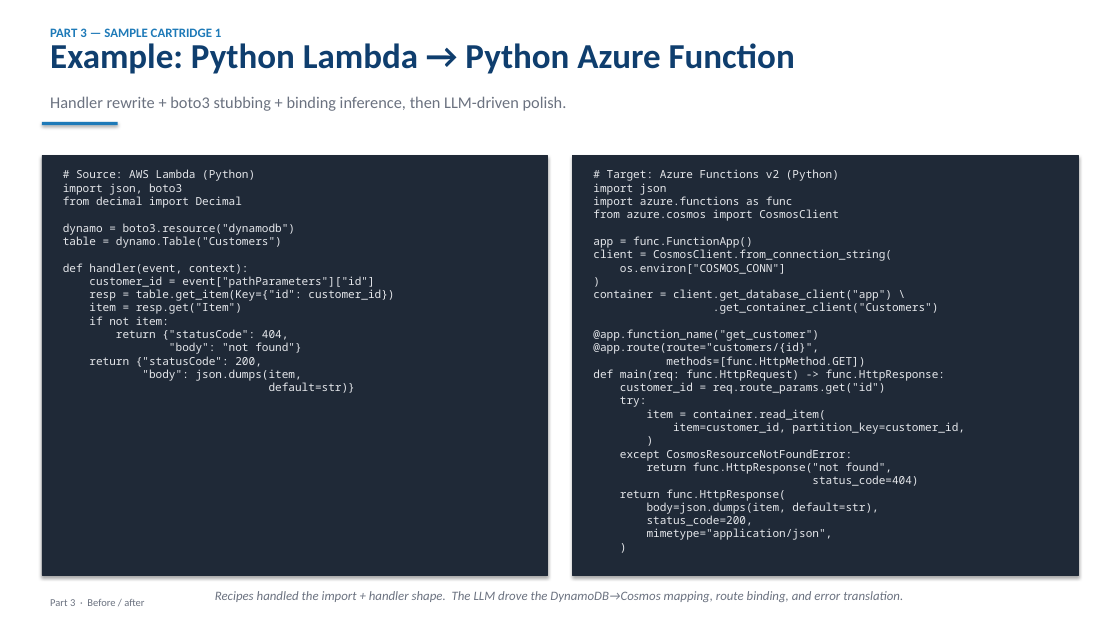
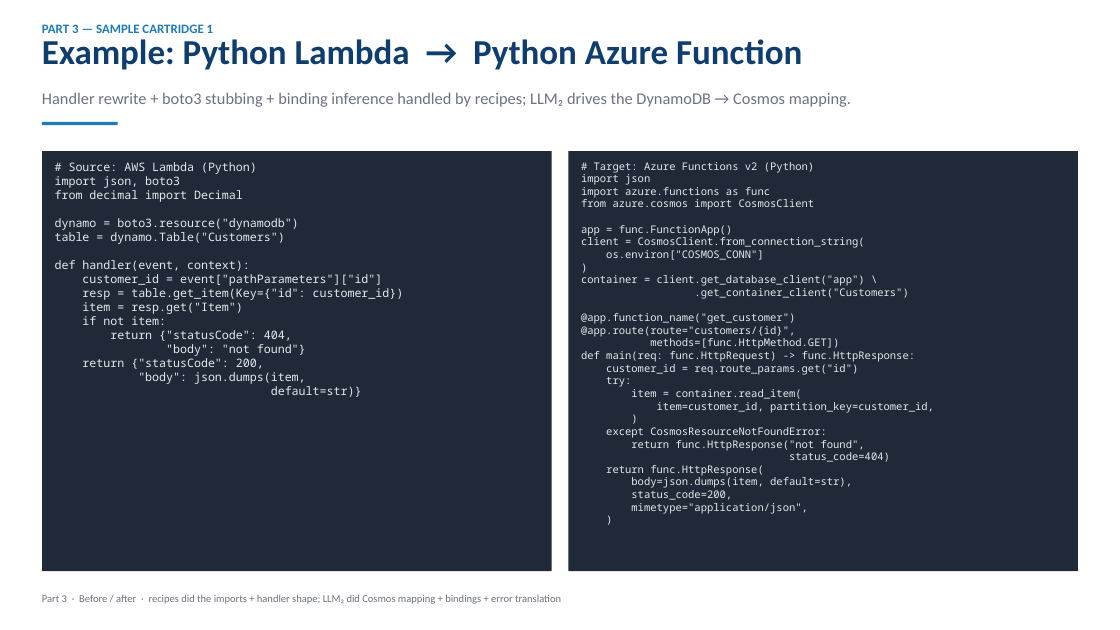
Before and after one commit to cwijayasundara/legacy_mod_maf_v2, a slide deck: slide 23 of docs/design_deck.pptx (slide 18 before the commit). Drawn at 1120x630 pixels with LibreOffice and Linux fonts; fonts in the diff are those of the drawing. Boxes give left, top, right and bottom in pixels: in the first picture for what was removed or moved away, otherwise in the second. Text is boxed around its words. In the diff, an @@ line names an element or a change of style, - is before the commit and + after.

```diff
--- a/docs/design_deck.pptx
+++ b/docs/design_deck.pptx
@@ text "PART 3 — SAMPLE CARTRIDGE ...": place and size @@
-text "PART 3 — SAMPLE CARTRIDGE ..." at <box>50,28,221,37</box>
+text "PART 3 — SAMPLE CARTRIDGE ..." at <box>42,24,213,33</box>
@@ text "Example: Python Lambda → Python ..." rewrapped from <box>50,43,795,74</box> to <box>42,39,802,70</box> @@
@@ text at <box>42,92,851,107</box>: text changed @@
-Handler rewrite + boto3 stubbing + binding inference, then LLM-driven polish.
+Handler rewrite + boto3 stubbing + binding inference handled by recipes; LLM₂ drives the DynamoDB → Cosmos mapping.
@@ rectangle at <box>42,122,118,125</box>: shadow off @@
@@ rectangle: place and size @@
-rectangle at <box>42,155,548,576</box>
+rectangle at <box>42,151,552,571</box>
@@ rectangle at <box>42,151,552,571</box>: outline #1F2937 0.75 pt to none; shadow off @@
@@ text "# Source: AWS Lambda (Python)" at <box>55,162,404,397</box>: size 9.5 to 10 pt @@
@@ rectangle at <box>569,151,1079,571</box>: outline #1F2937 0.75 pt to none; shadow off @@
@@ rectangle: place and size @@
-rectangle at <box>573,155,1079,576</box>
+rectangle at <box>569,151,1079,571</box>
@@ text "# Target: Azure Functions v2 ..." at <box>581,162,934,514</box>: size 9.5 to 9 pt @@
@@ text at <box>42,595,561,604</box>: text changed; size 11 to 9 pt; italic off @@
-Recipes handled the import + handler shape. The LLM drove the DynamoDB→Cosmos mapping, route binding, and error translation.
+Part 3 · Before / after · recipes did the imports + handler shape; LLM₂ did Cosmos mapping + bindings + error translation
@@ text removed at <box>50,599,144,606</box> @@
-Part 3 · Before / after
```
Also in this commit, not shown: 27 other slides changed, 9 slides added, 3 slides removed, 1 other file.
